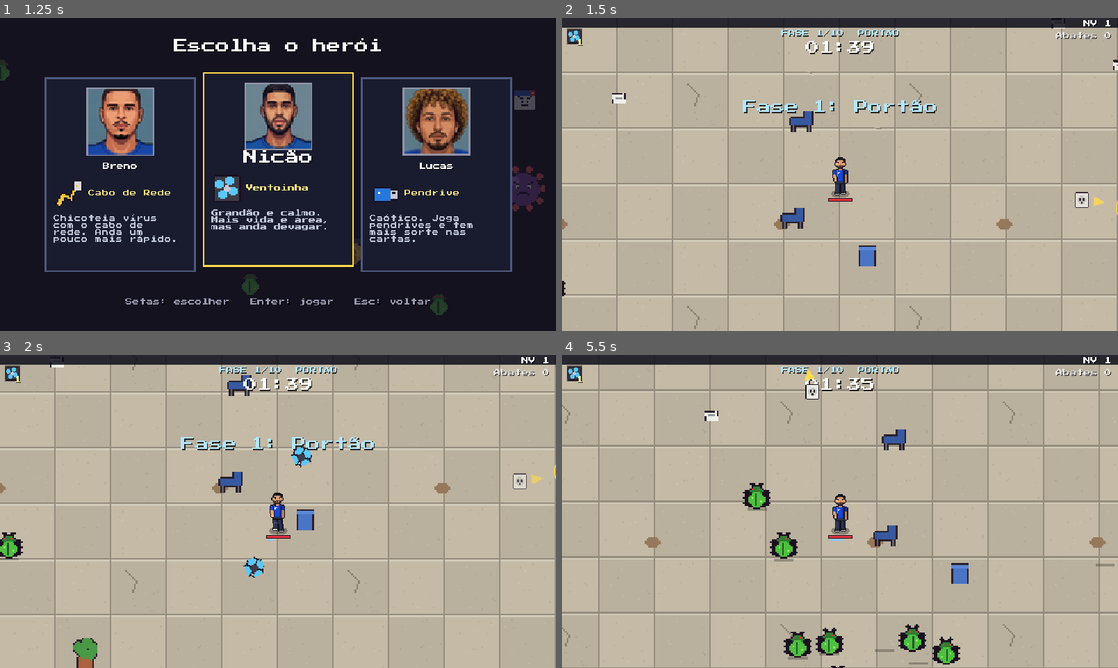
Above: before the commit, frames 1-4 (two rows, left to right).
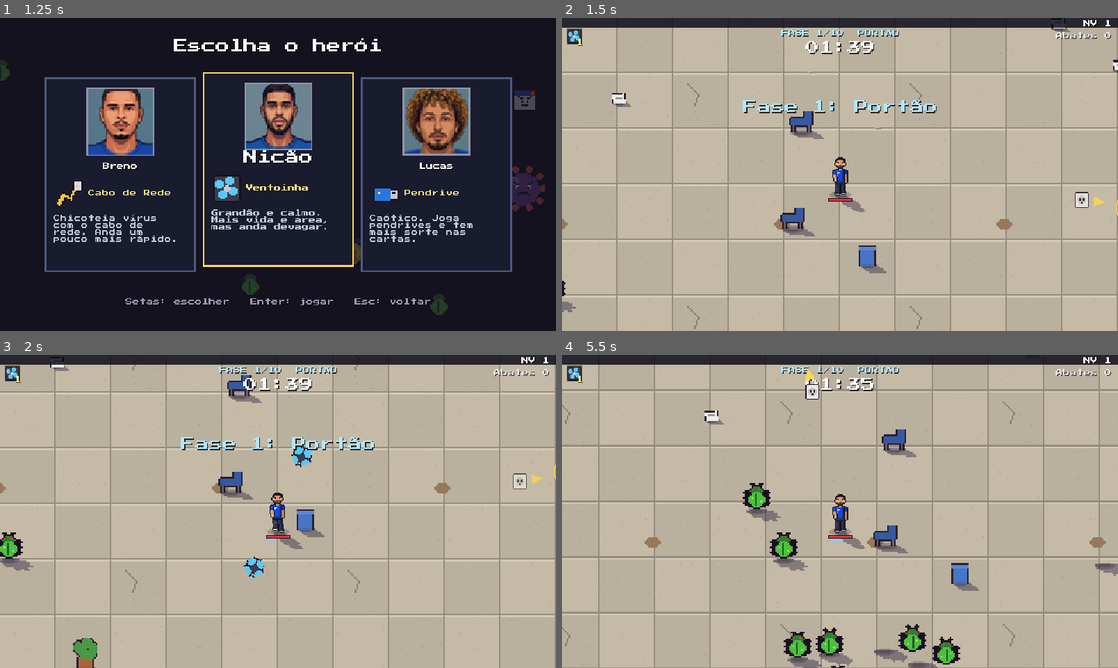
Above: after the commit, the same moments.

Repository: brenoalmeidatec/KIKIU-Survival
Game: Godot game, scene res://main.tscn
Same seed, same stepped clock (60 frames per second), same inputs: the game is played once before the commit and once after it.
Inputs:
- Up to frame 1 (1.25 s): tap Enter (confirmar) at 0.5 s; hold D (direita) from 0.53 s (still down); tap Space (dash) at 0.6 s
- Up to frame 2 (1.5 s): release D (direita) at 1.28 s; hold S (baixo) from 1.28 s (still down); tap Enter (confirmar) at 1.35 s
- Up to frame 3 (2 s): keep holding S (baixo); tap Space (dash) at 1.55 s
- Up to frame 4 (5.5 s): release S (baixo) at 2.03 s; hold D (direita) 2.03-2.78 s; tap Space (dash) at 2.1, 3.05, 3.8, 4.55, 5.3 s; hold W (cima) 2.78-3.53 s; tap R (resortear) at 2.85 s; hold A (esquerda) 3.53-5.03 s; tap 1 at 3.6 s; tap Shift at 4.35 s; hold S (baixo) from 5.03 s (still down); tap Keypad Enter at 5.1 s

Frame 1 is identical in both runs. In frame 2, 0.6% of the frame differs, in the area x 0-100%, y 3-94%; in frame 3, 0.6%; in frame 4, 1.4%, in the area x 25-100%, y 20-100%.

Commit message:
Profundidade 1: sombras projetadas e de contato (luz única de cima à esquerda)
- visual.gd: sombra projetada = silhueta do próprio sprite, achatada e deitada
  pro lado oposto à luz, calculada pixel a pixel (degraus limpos) uma vez por
  quadro e guardada num atlas; mancha de contato no pé, no mesmo atlas
- jogador, rivais, jogadores remotos, vírus, móveis do cenário e tomadas
- vírus desenham todas as sombras antes dos sprites (sombra não cai em cima de vírus)
- 500 vírus: 164-196 fps com sombras contra 171-196 sem

Co-Authored-By: Claude Opus 5.5 <noreply@anthropic.com>

Diff:
--- a/jogos/hordas/projeto/scripts/hordas/chao.gd
+++ b/jogos/hordas/projeto/scripts/hordas/chao.gd
@@ -2,6 +2,7 @@
 ## Chão infinito (azulejos que se repetem), enfeites espalhados e os santuários (tomadas).
 ## Santuário (ideia do Megabonk): fique dentro do círculo até carregar e ganhe uma carta.
 
+const Visual := preload("res://scripts/hordas/visual.gd")
 const ESCALA := 2.0
 const BLOCO := 256.0          # tamanho da textura do chão na tela (128 px x 2)
 const CEL_DECO := 150.0
@@ -87,6 +88,9 @@
 				continue
 			var reg: Rect2 = _deco_regioes[(h / 100) % _deco_regioes.size()]
 			var p := Vector2(cx * CEL_DECO + (h / 7) % 110, cy * CEL_DECO + (h / 13) % 110)
+			var sz := reg.size * ESCALA
+			Visual.contato(self, p + Vector2(sz.x / 2, sz.y), sz.x * 0.9)
+			Visual.sombra(self, _deco, Rect2(-sz.x / 2, -sz.y, sz.x, sz.y), reg, p + Vector2(sz.x / 2, sz.y))
 			draw_texture_rect_region(_deco, Rect2(p, reg.size * ESCALA), reg, Color(1, 1, 1, 0.9))
 	var tex := Dados.tex("tomada")
 	for s in santuarios:
@@ -99,4 +103,7 @@
 		draw_set_transform(Vector2.ZERO, 0, Vector2.ONE)
 		var sz := tex.get_size() * ESCALA
 		var flut := 0.0 if s.usado else sin(_t * 3.0) * 2.0
+		var alt := 2.0 - flut   # flutuando: a sombra fica no chão e encolhe quando sobe
+		Visual.contato(self, s.pos, sz.x * 0.8, alt)
+		Visual.sombra(self, tex, Rect2(-sz.x / 2, -sz.y, sz.x, sz.y), Rect2(Vector2.ZERO, tex.get_size()), s.pos, alt)
 		draw_texture_rect(tex, Rect2(s.pos - Vector2(sz.x / 2, sz.y) + Vector2(0, flut), sz), false, Color(0.6, 0.6, 0.6) if s.usado else Color.WHITE)
--- a/jogos/hordas/projeto/scripts/hordas/inimigos.gd
+++ b/jogos/hordas/projeto/scripts/hordas/inimigos.gd
@@ -3,6 +3,7 @@
 ## Cada inimigo é um objeto leve (classe V). Uma grade espacial acha quem está perto rápido.
 ## Também cuida dos tiros dos inimigos.
 
+const Visual := preload("res://scripts/hordas/visual.gd")
 const ESCALA := 2.0        # a arte gerada é desenhada 2x
 const CELULA := 48.0
 const LONGE := 720.0       # mais longe que isso do jogador = reaparece do outro lado
@@ -434,6 +435,17 @@
 	if _quadro % 4 == 0 or _ordem.size() < lista.size() / 2:
 		_ordem = lista.duplicate()
 		_ordem.sort_custom(func(a, b): return a.pos.y < b.pos.y)
+	# 1ª passada: sombras (todas antes dos sprites, pra nenhuma sombra cair por cima de outro vírus)
+	for v: V in _ordem:
+		if v.hp <= 0:
+			continue
+		var s: Vector2 = v.tam * ESCALA * v.esc
+		var pe: Vector2 = v.pos + Vector2(0, s.y * 0.4)
+		var quadro := int(_t * 4.0 + v.id) % 2
+		var src := Rect2(v.tam.x * quadro, 0, v.tam.x, v.tam.y)
+		var rs := Rect2(s.x / 2, -s.y, -s.x, s.y) if v.pos.x > jx else Rect2(-s.x / 2, -s.y, s.x, s.y)
+		Visual.contato(self, pe, s.x * 0.75)
+		Visual.sombra(self, v.tex, rs, src, pe)
 	for v: V in _ordem:
 		if v.hp <= 0:
 			continue
@@ -442,7 +454,6 @@
 		if v.estado == 1:
 			quadro = 2 if int(_t * 20) % 2 == 0 else 0
 		var base: Vector2 = v.pos - Vector2(s.x / 2, s.y * 0.6)
-		draw_rect(Rect2(v.pos.x - s.x * 0.35, v.pos.y + s.y * 0.32, s.x * 0.7, 3), Color(0, 0, 0, 0.25))
 		var vira: bool = v.pos.x > jx
 		var r := Rect2(base, s)
 		if vira:
--- a/jogos/hordas/projeto/scripts/hordas/jogador.gd
+++ b/jogos/hordas/projeto/scripts/hordas/jogador.gd
@@ -2,6 +2,7 @@
 ## O herói: anda em 8 direções, dá dash (invencível por um instante) e leva dano.
 ## Usa a mesma folha de andar dos personagens da Cairu (andando_8.png: 9 colunas x 4 direções, 44x60).
 
+const Visual := preload("res://scripts/hordas/visual.gd")
 const LINHA := {"baixo": 0, "esquerda": 1, "direita": 2, "cima": 3}
 const VEL_BASE := 100.0
 const DASH_VEL := 3.4
@@ -221,6 +222,8 @@
 
 
 func _draw() -> void:
+	if not (arena.caido and arena.online):
+		Visual.sombra_boneco(self, spr)
 	for r in _rastro:
 		var tex := spr.texture
 		var w := tex.get_width() / 9.0
@@ -228,10 +231,7 @@
 		var f: int = r.frame
 		draw_texture_rect_region(tex, Rect2(r.pos - position + spr.offset, Vector2(w, h)),
 			Rect2((f % 9) * w, (f / 9) * h, w, h), Color(0.5, 0.8, 1.0, r.t * 2.0))
-	# sombra, barra de vida e recarga do dash embaixo do pé
-	draw_set_transform(Vector2(0, 0), 0, Vector2(1, 0.4))
-	draw_circle(Vector2.ZERO, 11, Color(0, 0, 0, 0.3))
-	draw_set_transform(Vector2.ZERO, 0, Vector2.ONE)
+	# barra de vida e recarga do dash embaixo do pé
 	if arena.caido and arena.online:
 		# caído: anel mostrando quanto falta pra levantar
 		draw_arc(Vector2(0, -10), 18, 0, TAU, 32, Color(0, 0, 0, 0.4), 3)
--- a/jogos/hordas/projeto/scripts/hordas/remoto.gd
+++ b/jogos/hordas/projeto/scripts/hordas/remoto.gd
@@ -2,6 +2,7 @@
 ## Outra pessoa da partida online: só mostra o boneco (a posição vem de Rede.remotos, ~15 vezes por segundo).
 ## Quem controla é o computador dela; aqui é só desenho, nome, vida e o corpo caído.
 
+const Visual := preload("res://scripts/hordas/visual.gd")
 const LINHA := {"baixo": 0, "esquerda": 1, "direita": 2, "cima": 3}
 
 var peer := 0
@@ -67,6 +68,8 @@
 
 
 func _draw() -> void:
+	if not caido:
+		Visual.sombra_boneco(self, spr)
 	draw_set_transform(Vector2.ZERO, 0, Vector2(1, 0.4))
 	draw_circle(Vector2.ZERO, 12, Color(cor, 0.35))
 	draw_set_transform(Vector2.ZERO, 0, Vector2.ONE)
--- a/jogos/hordas/projeto/scripts/hordas/rival.gd
+++ b/jogos/hordas/projeto/scripts/hordas/rival.gd
@@ -3,6 +3,7 @@
 ## armas do jogador (armas.gd). Aqui ele é controlado pela IA (ia_luta.gd); no jogo online, cada
 ## rival será uma pessoa e este nó só mostra o boneco dela.
 
+const Visual := preload("res://scripts/hordas/visual.gd")
 const Armas := preload("res://scripts/hordas/armas.gd")
 const Construcao := preload("res://scripts/hordas/construcao.gd")
 const IA := preload("res://scripts/hordas/ia_luta.gd")
@@ -161,6 +162,7 @@
 
 
 func _draw() -> void:
+	Visual.sombra_boneco(self, spr)
 	for r in _rastro:
 		var tex := spr.texture
 		var w := tex.get_width() / 9.0
--- /dev/null
+++ b/jogos/hordas/projeto/scripts/hordas/visual.gd
@@ -0,0 +1,127 @@
+extends RefCounted
+## Truques de profundidade do pixel art ("3D disfarçado"), com UMA luz pra cena toda, vinda de cima à esquerda.
+## Sombra projetada: a própria silhueta do sprite, virada pra baixo, achatada e inclinada pro lado oposto à luz.
+## Sombra de contato: mancha escura bem embaixo do pé, que "gruda" o boneco no chão.
+## Como vale pra qualquer sprite, continua servindo quando a arte trocar de tema.
+##
+## Desempenho (500 vírus na tela): as sombras são calculadas UMA vez por quadro de animação, pixel a pixel
+## (degraus limpos, como pixel art desenhado), e guardadas num atlas único. Assim cada sombra é só um
+## "carimbo" da mesma textura, e o Godot junta todas num lote de desenho.
+
+const ACHATA := 0.42                          # altura da sombra em relação ao sprite
+const INCLINA := 0.55                         # quanto a sombra deita pra direita (luz vem da esquerda)
+const COR := Color(0.13, 0.1, 0.22, 0.4)      # sombra fria e transparente (combina com a paleta clara)
+const COR_CONTATO := Color(0.1, 0.07, 0.16, 0.38)
+const ATLAS := 1024
+const MANCHA := Rect2(0, 0, 24, 8)            # a mancha de contato fica no canto do atlas
+
+static var _atlas: Image
+static var _atlas_tex: ImageTexture
+static var _atlas_sujo := false
+static var _assadas := {}                     # Vector4i(textura, x, y, largura*2+espelho) -> região no atlas
+static var _imagens := {}                     # textura -> Image (pra não copiar a folha inteira a cada quadro)
+static var _cursor := Vector2i.ZERO           # empacotamento em prateleiras
+static var _prateleira := 0
+
+
+## Sombra de um sprite cujos pés estão em "pe". rect = onde o sprite seria desenhado com os pés em (0, 0)
+## (largura negativa = espelhado); src = recorte do quadro na textura. altura = quanto o objeto está acima
+## do chão (a sombra fica no chão e encolhe; nesse caso é calculada na hora, porque muda todo quadro).
+static func sombra(ci: CanvasItem, tex: Texture2D, rect: Rect2, src: Rect2, pe: Vector2, altura := 0.0) -> void:
+	if tex == null:
+		return
+	if altura == 0.0:
+		var r := _assada(tex, src, rect.size.x < 0)
+		if r.size.x > 0:
+			var s := absf(rect.size.x) / src.size.x
+			var esq := minf(rect.position.x, rect.position.x + rect.size.x)
+			var fundo := rect.position.y + rect.size.y
+			ci.draw_texture_rect_region(_atlas_tex, Rect2(pe.x + esq, pe.y + fundo - s, r.size.x * s, r.size.y * s), r)
+			return
+	var k := ACHATA / (1.0 + altura / 40.0)
+	ci.draw_set_transform_matrix(Transform2D(Vector2(1, 0), Vector2(-INCLINA * k / ACHATA, -k), pe))
+	ci.draw_texture_rect_region(tex, rect, src, COR)
+	ci.draw_set_transform_matrix(Transform2D.IDENTITY)
+
+
+## Mancha escura no pé (oclusão de contato). largura em pixels da tela.
+static func contato(ci: CanvasItem, pe: Vector2, largura: float, altura := 0.0) -> void:
+	_preparar()
+	var a := 1.0 / (1.0 + altura / 30.0)
+	var w := largura * a
+	ci.draw_texture_rect_region(_atlas_tex, Rect2(pe - Vector2(w / 2, w * 0.16), Vector2(w, w * 0.32)), MANCHA, Color(1, 1, 1, a))
+
+
+## Sombra completa de um boneco com Sprite2D (folha 9 colunas x 4 linhas, pé em (0, 0)).
+static func sombra_boneco(ci: CanvasItem, spr: Sprite2D) -> void:
+	if spr.texture == null:   # (não olha spr.visible: o boneco pisca ao apanhar, a sombra não)
+		return
+	var w := spr.texture.get_width() / float(spr.hframes)
+	var h := spr.texture.get_height() / float(spr.vframes)
+	var f := spr.frame
+	var src := Rect2((f % spr.hframes) * w, (f / spr.hframes) * h, w, h)
+	contato(ci, Vector2(0, 1), 26.0)
+	sombra(ci, spr.texture, Rect2(spr.offset, Vector2(w, h)), src, Vector2(0, 1))
+
+
+## Cria o atlas (com a mancha de contato: elipse 24x8, borda clara e miolo escuro, sem degradê liso)
+## e manda pra placa de vídeo o que mudou desde a última vez.
+static func _preparar() -> void:
+	if _atlas == null:
+		_atlas = Image.create(ATLAS, ATLAS, false, Image.FORMAT_RGBA8)
+		for y in 8:
+			for x in 24:
+				var d := Vector2((x + 0.5 - 12.0) / 12.0, (y + 0.5 - 4.0) / 4.0).length()
+				if d <= 0.6:
+					_atlas.set_pixel(x, y, COR_CONTATO)
+				elif d <= 1.0:
+					_atlas.set_pixel(x, y, Color(COR_CONTATO, COR_CONTATO.a * 0.55))
+		_atlas_tex = ImageTexture.create_from_image(_atlas)
+		_cursor = Vector2i(25, 0)
+		_prateleira = 8
+	if _atlas_sujo:
+		_atlas_tex.update(_atlas)
+		_atlas_sujo = false
+
+
+## A sombra de um quadro, calculada uma vez: cada pixel opaco do sprite vai pra linha "altura x ACHATA"
+## abaixo do pé, deslocado "altura x INCLINA" pra direita. A linha de baixo do sprite vira a linha 0.
+static func _assada(tex: Texture2D, src: Rect2, espelho: bool) -> Rect2:
+	var chave := Vector4i(tex.get_rid().get_id(), int(src.position.x), int(src.position.y), int(src.size.x) * 2 + (1 if espelho else 0))
+	var pronta = _assadas.get(chave)
+	if pronta != null:
+		return pronta
+	_preparar()
+	_assadas[chave] = Rect2()
+	var img: Image = _imagens.get(tex)
+	if img == null:
+		img = tex.get_image()
+		if img == null:
+			return Rect2()
+		if img.is_compressed():
+			img.decompress()
+		_imagens[tex] = img
+	var w := int(src.size.x)
+	var h := int(src.size.y)
+	var tam := Vector2i(w + int(ceil(h * INCLINA)) + 1, int(ceil(h * ACHATA)) + 1)
+	if _cursor.x + tam.x > ATLAS:
+		_cursor = Vector2i(0, _cursor.y + _prateleira + 1)
+		_prateleira = 0
+	if _cursor.y + tam.y > ATLAS:
+		return Rect2()   # atlas cheio: sombra() cai no jeito calculado na hora
+	var o := _cursor
+	for y in h:
+		var alt := h - 1 - y
+		var dy := int(alt * ACHATA)
+		var dx := int(round(alt * INCLINA))
+		for x in w:
+			var sx := int(src.position.x) + (w - 1 - x if espelho else x)
+			if img.get_pixel(sx, int(src.position.y) + y).a > 0.5:
+				_atlas.set_pixel(o.x + x + dx, o.y + dy, COR)
+	_cursor.x += tam.x + 1
+	_prateleira = maxi(_prateleira, tam.y)
+	_atlas_sujo = true
+	_atlas_tex.update(_atlas)
+	_atlas_sujo = false
+	_assadas[chave] = Rect2(o, tam)
+	return _assadas[chave]
Not shown, added: jogos/hordas/projeto/scripts/hordas/visual.gd.uid
